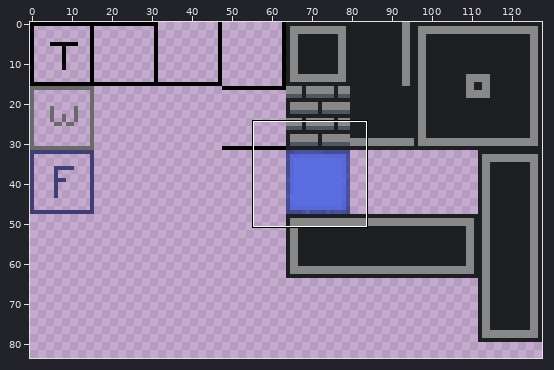
Sprite sheet: assets/tilesheet.png. Above, an overview of the earlier version with the close-up marked.
Close-up. The starting point:
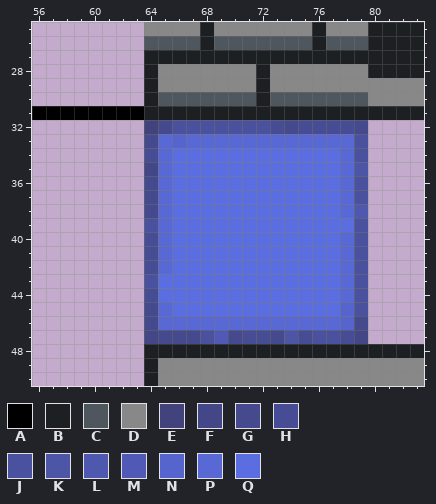
The file is 128x128 pixels. Colours within 5 levels of each other are drawn and written as one. Shown: x 56..83, y 25..50. The wide view leaves out empty margins.
Palette (. is transparent): A #000000  B #1d2023  C #4f575e  D #888888  E #42437d  F #434788  G #454a8e  H #474d95  J #4a519f  K #4c55a6  L #4e58ae  M #505ab6  N #5665cd  P #5869d6  Q #5b6ee1
Pixels before, first column x 56:
25 ........DDDDBDDDDDDDBDDDBBBB
26 ........CCCCBCCCCCCCBCCCBBBB
27 ........BBBBBBBBBBBBBBBBBBBB
28 ........BDDDDDDDBDDDDDDDBBBB
29 ........BDDDDDDDBDDDDDDDDDDD
30 ........BCCCCCCCBCCCCCCCDDDD
31 AAAAAAAABBBBBBBBBBBBBBBBBBBB
32 ........EGJJJJJJJHGHHHHG....
33 ........GPNPPPPPPPPPPPPJ....
34 ........HPQQQQQQQQQQQQPJ....
35 ........FPQQQQQQQQQQQQPK....
36 ........GPQQQQQQQQQQQQPJ....
37 ........GPQQQQQQQQQQQQPJ....
38 ........GPQQQQQQQQQQQQPL....
39 ........JPQQQQQQQQQQQQQJ....
40 ........HPQQQQQQQQQQQQPJ....
41 ........HPQQQQQQQQQQQQPJ....
42 ........HPQQQQQQQQQQQQPJ....
43 ........JQQQQQQQQQQQQQPJ....
44 ........HQQQQQQQQQQQQQPJ....
45 ........GPQQQQQQQQQQQQNJ....
46 ........GPPPPPPPPPPPPPNG....
47 ........FGGGJMGHHGKHJJHF....
48 ........BBBBBBBBBBBBBBBBBBBB
49 ........BDDDDDDDDDDDDDDDDDDD
50 ........BDDDDDDDDDDDDDDDDDDD
The same view after the edit:
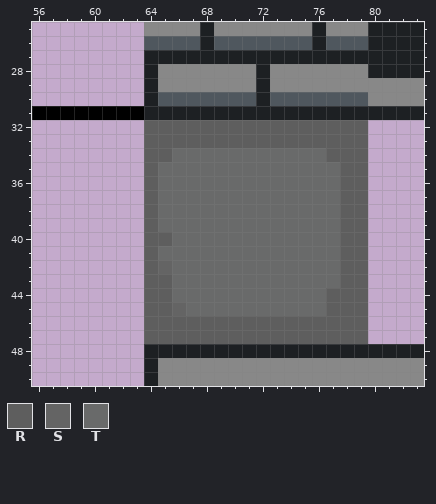
Colours new in this view: R #5e5e5e  S #646464  T #696a6a
Difference:
{"y":32,"x":64,"old":"EGJJJJJJJHGHHHHG","new":"RRRRRRRRRRRRRRRR"}
{"y":33,"x":64,"old":"GPNPPPPPPPPPPPPJ","new":"RRRRRRRRRRRRRRRR"}
{"y":34,"x":64,"old":"HPQQQQQQQQQQQQPJ","new":"RRTTTTTTTTTTTRRR"}
{"y":35,"x":64,"old":"FPQQQQQQQQQQQQPK","new":"RTTTTTTTTTTTTTRR"}
{"y":36,"x":64,"old":"GPQQQQQQQQQQQQPJ","new":"RTTTTTTTTTTTTTRR"}
{"y":37,"x":64,"old":"GPQQQQQQQQQQQQPJ","new":"RTTTTTTTTTTTTTRR"}
{"y":38,"x":64,"old":"GPQQQQQQQQQQQQPL","new":"RTTTTTTTTTTTTTRR"}
{"y":39,"x":64,"old":"JPQQQQQQQQQQQQQJ","new":"RTTTTTTTTTTTTTRR"}
{"y":40,"x":64,"old":"HPQQQQQQQQQQQQPJ","new":"RRTTTTTTTTTTTTRR"}
{"y":41,"x":64,"old":"HPQQQQQQQQQQQQPJ","new":"RTTTTTTTTTTTTTRR"}
{"y":42,"x":64,"old":"HPQQQQQQQQQQQQPJ","new":"RSTTTTTTTTTTTTRR"}
{"y":43,"x":64,"old":"JQQQQQQQQQQQQQPJ","new":"RRTTTTTTTTTTTTRR"}
{"y":44,"x":64,"old":"HQQQQQQQQQQQQQPJ","new":"RRTTTTTTTTTTTRRR"}
{"y":45,"x":64,"old":"GPQQQQQQQQQQQQNJ","new":"RRSTTTTTTTTTTRRR"}
{"y":46,"x":64,"old":"GPPPPPPPPPPPPPNG","new":"RRRRRRRRRRRRRRRR"}
{"y":47,"x":64,"old":"FGGGJMGHHGKHJJHF","new":"RRRRRRRRRRRRRRRR"}
{"label":"changed","picture_box":[144,120,368,344]}
